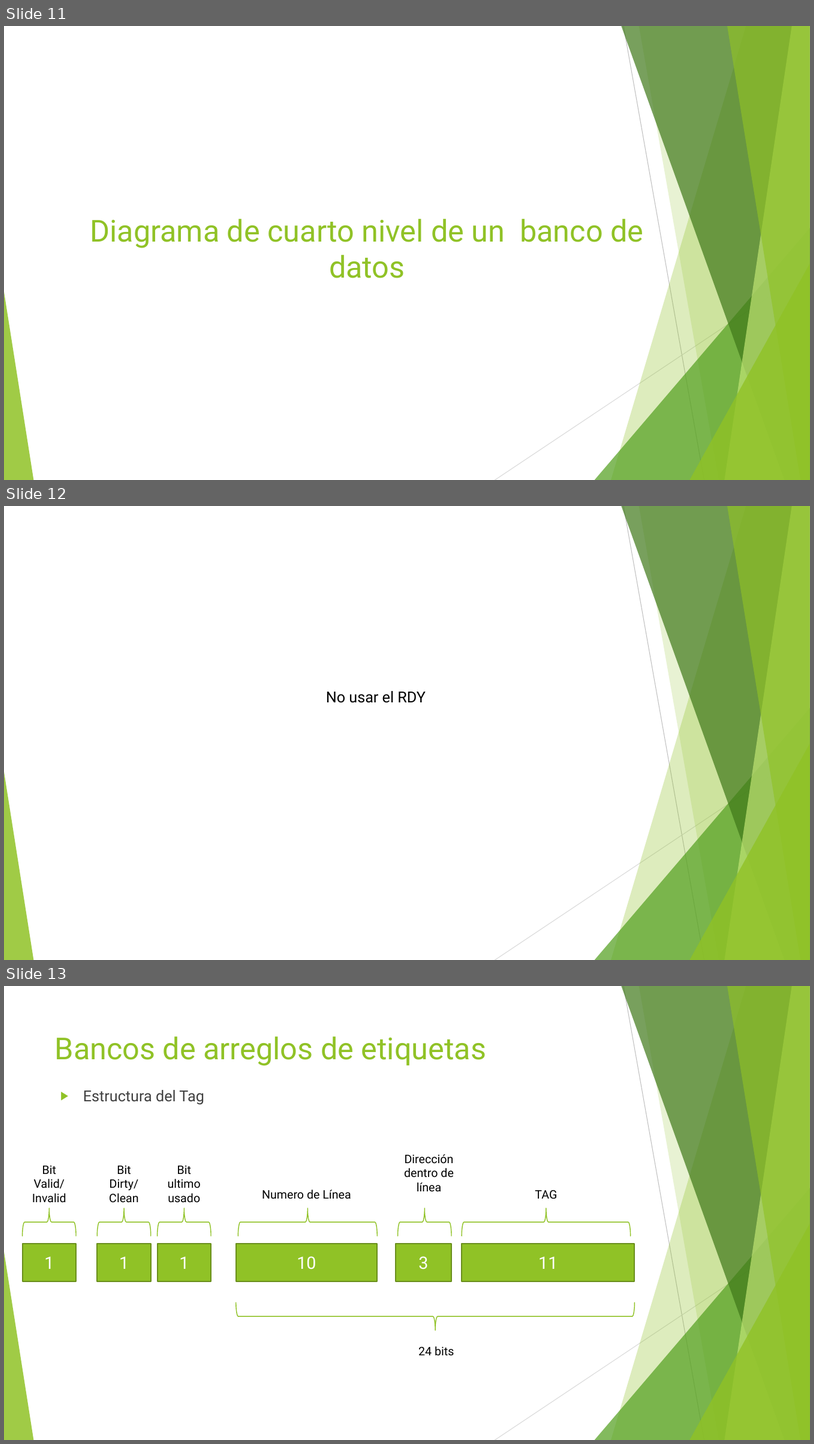
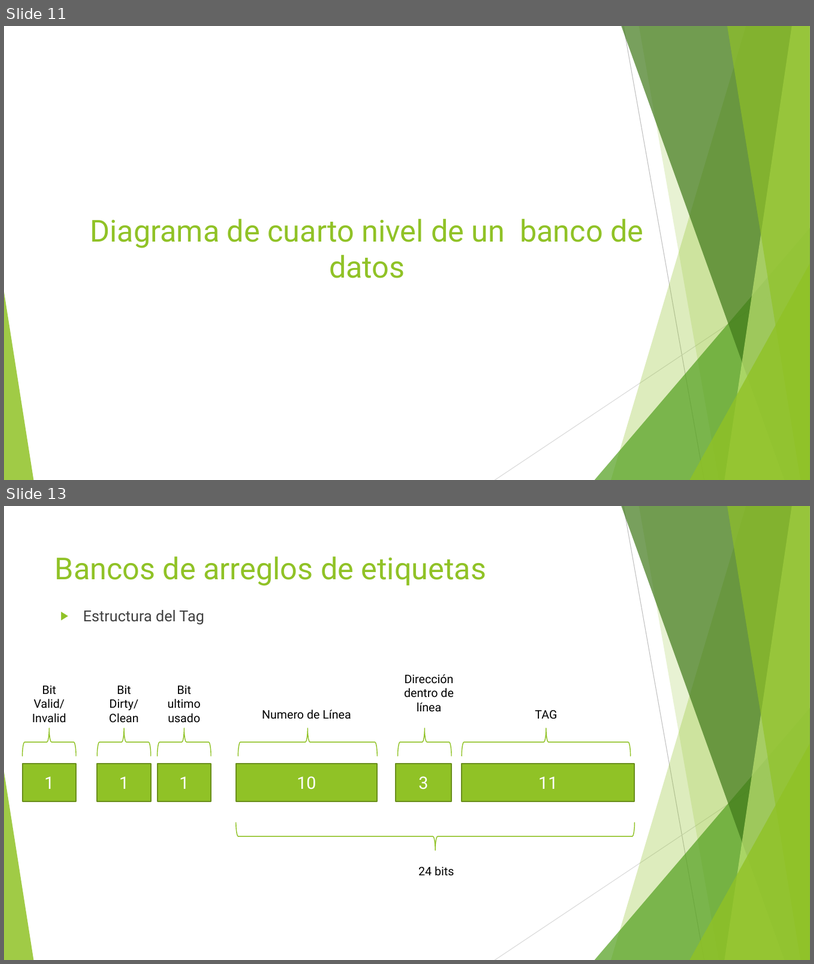
Before and after one commit to debruynmonge/Segundo-Proyecto-Arquitecura-de-Computadores, a slide deck: Proyecto de Arquitectura de Computadoras.pptx. Shown one above the other, each under a label of ours: slides 11, 12 and 13 before the commit, slides 11 and 13 after it; the slides between them are not shown. The pictures are 814x1444 and 814x964 pixels, drawn with LibreOffice and Linux fonts; fonts in the diff are those of the drawing. Boxes give left, top, right and bottom in pixels: in the first picture for what was removed or moved away, otherwise in the second. Text is boxed around its words. In the diff, an @@ line names an element or a change of style, - is before the commit and + after.

```diff
--- a/Proyecto de Arquitectura de Computadoras.pptx
+++ b/Proyecto de Arquitectura de Computadoras.pptx
@@ slide 12 removed at [4,506,810,960], background #FFFFFF; not listed: 10 template elements that a slide beside it also shows @@
@@ text removed at [326,691,426,703] @@
-No usar el RDY
```
Also in this commit, not shown: 1 slide changed, 8 slides added, 5 other slides removed, 1 other file.
